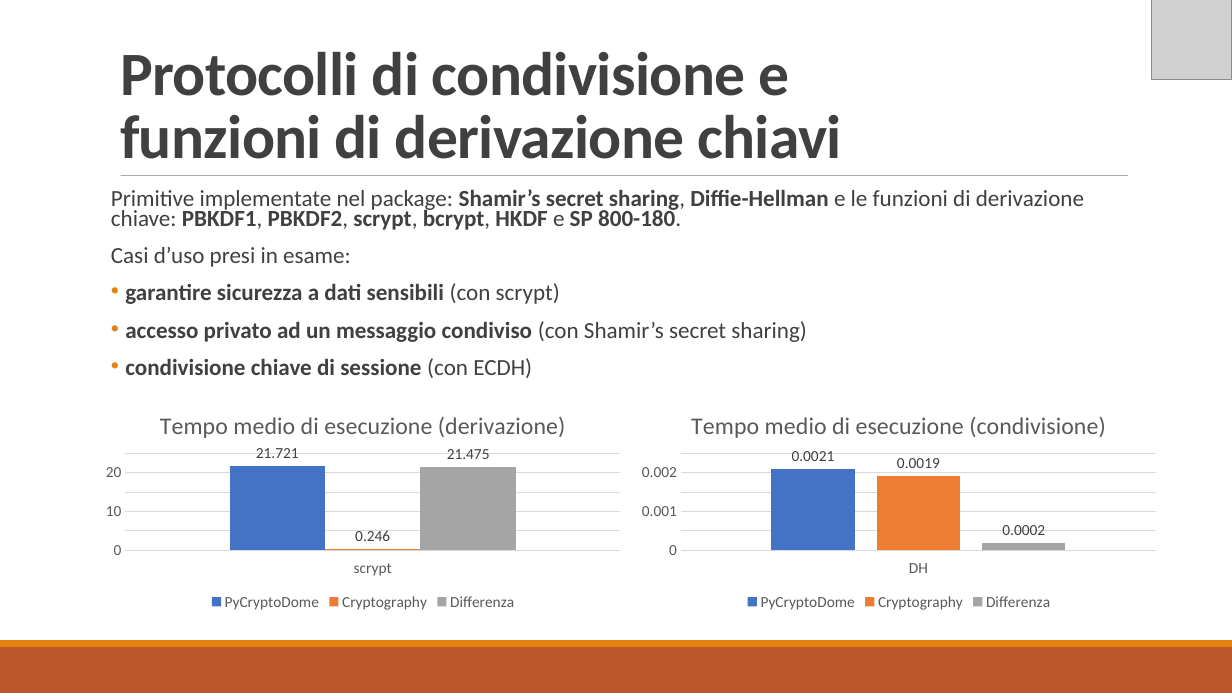
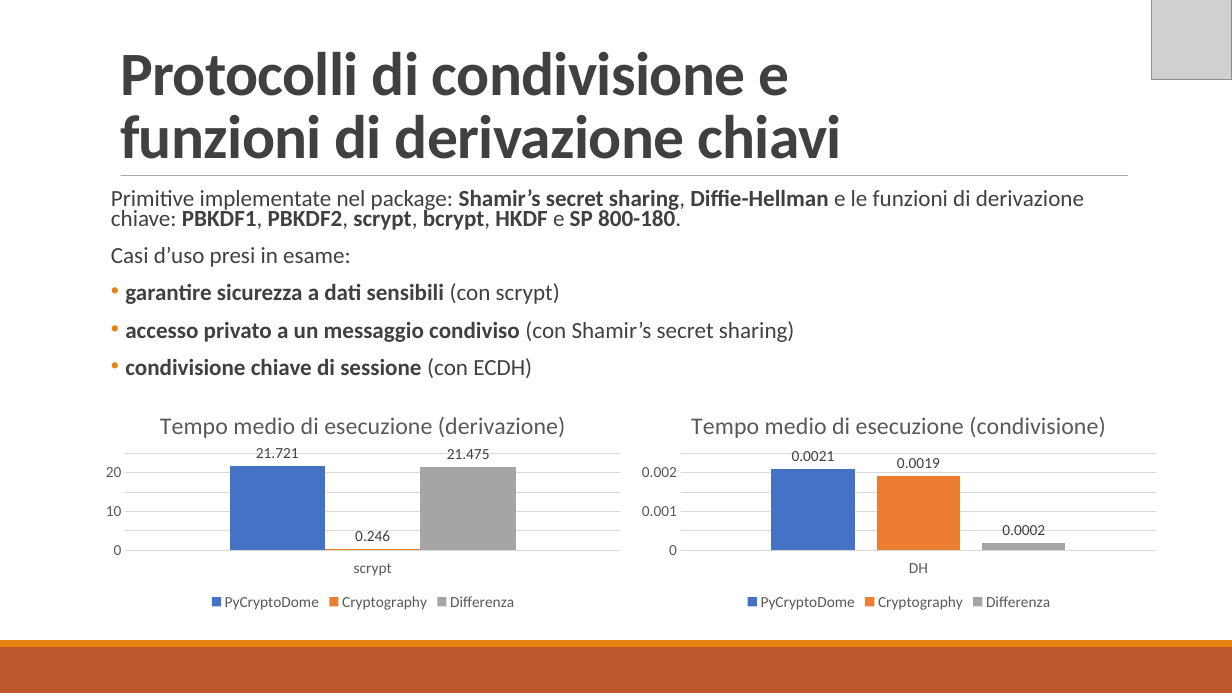
Before and after one commit to MickTK/ElaboratoFinale, a slide deck: slide 8 of Presentazione/Presentazione.odp. Drawn at 1232x693 pixels with LibreOffice and Linux fonts; fonts in the diff are those of the drawing; grey boxes stand for pictures. Boxes give left, top, right and bottom in pixels: in the first picture for what was removed or moved away, otherwise in the second. Text is boxed around its words. In the diff, an @@ line names an element or a change of style, - is before the commit and + after.

```diff
--- a/Presentazione/Presentazione.odp
+++ b/Presentazione/Presentazione.odp
@@ text at <box>125,321,795,342</box>: text changed @@
-• accesso privato ad un messaggio condiviso (con Shamir’s secret sharing)
+• accesso privato a un messaggio condiviso (con Shamir’s secret sharing)
```
Also in this commit, not shown: 1 other slide changed, 11 other files.
